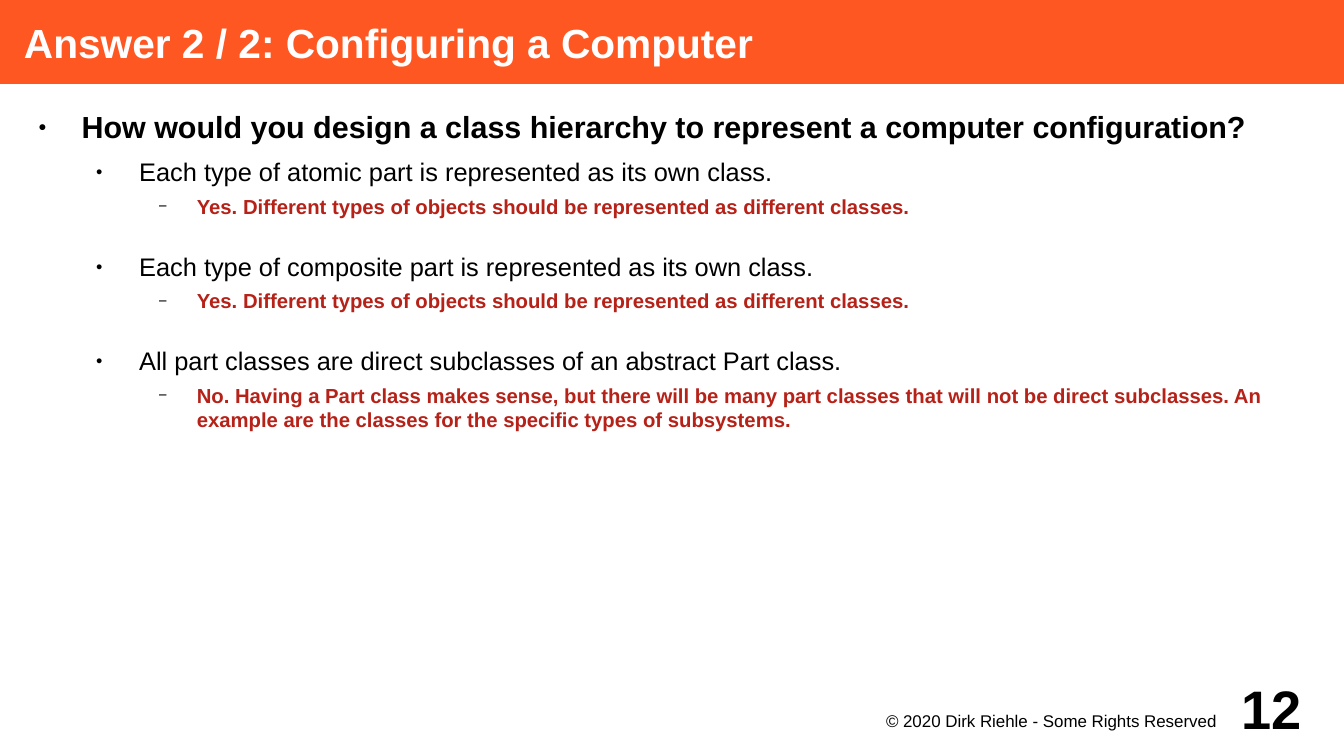
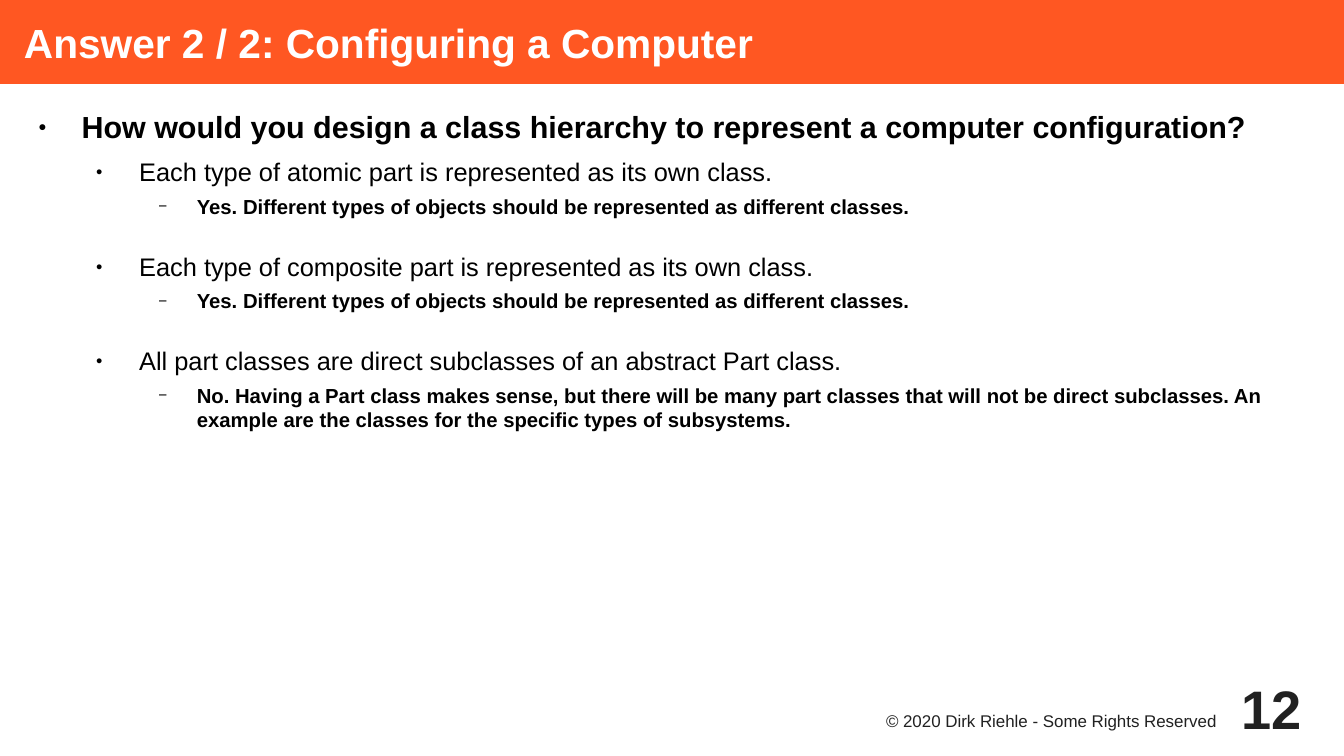
Before and after one commit to dirkriehle/adap-course, a slide deck: slide 12 of Lecture Slides/ADAP C08 - Design Patterns.odp. Drawn at 1344x756 pixels with LibreOffice and Linux fonts; fonts in the diff are those of the drawing. Boxes give left, top, right and bottom in pixels: in the first picture for what was removed or moved away, otherwise in the second. Text is boxed around its words. In the diff, an @@ line names an element or a change of style, - is before the commit and + after.

```diff
--- a/Lecture Slides/ADAP C08 - Design Patterns.odp
+++ b/Lecture Slides/ADAP C08 - Design Patterns.odp
@@ text at (x1=197, y1=199, x2=1261, y2=432): text colour #B62118 to #000000 in "Yes. Different types of objects should be ...", "Yes. Different types of objects should be ...", "No. Having a Part class makes sense, ..." @@
@@ page number at (x1=1242, y1=691, x2=1302, y2=729): text colour #000000 to #212121 @@
@@ text "© 2020 Dirk Riehle - ..." at (x1=903, y1=714, x2=1216, y2=731): text colour #000000 to #212121 @@
```
Also in this commit, not shown: 36 other slides changed, 3 other files.
